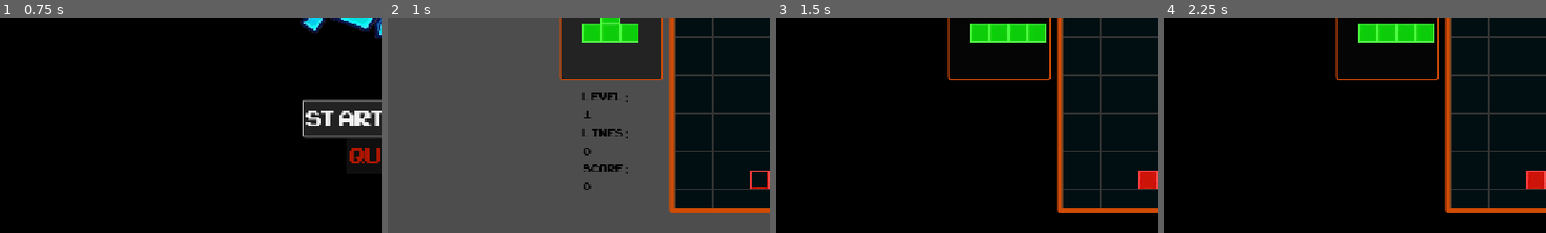
Above: before the commit, frames 1-4 (left to right).
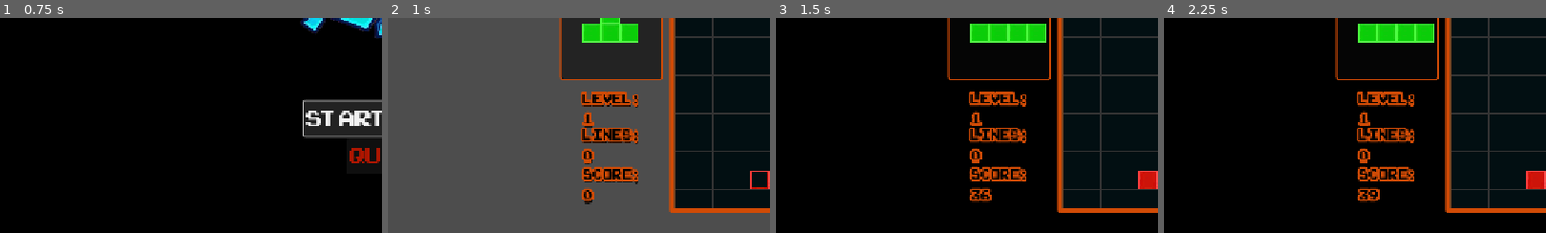
Above: after the commit, the same moments.

Repository: THeikkila91/R12-Gamejam
Game: Godot game, scene res://scenes/Start_screen.tscn
Two runs of this game, one before a commit and one after it. Both use one fixed random seed, a clock stepped at 60 frames per second and the inputs below. Video files are missing from this copy of the repository; at most half a second of black plays in their place.
Inputs (mouse positions are % of the whole screen's width and height, from its top left):
- Up to frame 1 (0.75 s): click "START GAME" at 0.5 s
- Up to frame 2 (1 s): no input
- Up to frame 3 (1.5 s): move the mouse to (72, 45) at 1.27 s; hold Right (move_right) from 1.28 s (still down); hold Space (hard_drop) from 1.28 s (still down)
- Up to frame 4 (2.25 s): tap Enter at 2 s; move the mouse to (30, 55) at 2.02 s; release Right (move_right) at 2.03 s; release Space (hard_drop) at 2.03 s; hold Down (move_down) from 2.03 s (still down); tap Up (rotation) at 2.1 s
The pictures show only the part of the screen within x 0-50%, y 50-100%; the shares and areas given below are measured in that part.

Frame 1 is identical in both runs. In frame 2, 3.6% of the frame differs, in the area x 50-66%, y 34-87%; in frame 3, 2.9%; in frame 4, 2.9%.

Commit message:
Score UI tekstin muutos

Diff:
--- a/r-12-gamejam/scenes/game.tscn
+++ b/r-12-gamejam/scenes/game.tscn
@@ -45,6 +45,7 @@
 
 [sub_resource type="StyleBoxFlat" id="StyleBoxFlat_ssvqc"]
 bg_color = Color(0.03137255, 0.03137255, 0.03137255, 0.6)
+border_color = Color(0.8156863, 0.29411766, 0.023529412, 1)
 corner_radius_top_left = 10
 corner_radius_top_right = 10
 corner_radius_bottom_right = 10
@@ -364,22 +365,32 @@
 
 [node name="ScoreLabel" type="Label" parent="ScoreUI"]
 offset_left = 327.0
-offset_top = 599.0
-offset_right = 357.0
-offset_bottom = 662.0
+offset_top = 606.0
+offset_right = 410.0
+offset_bottom = 669.0
 theme_override_colors/font_color = Color(0, 0, 0, 1)
-theme_override_fonts/font = ExtResource("3_lnu2h")
-theme_override_font_sizes/font_size = 25
+theme_override_colors/font_shadow_color = Color(0, 0, 0, 1)
+theme_override_colors/font_outline_color = Color(0.8156863, 0.29411766, 0.023529412, 1)
+theme_override_constants/shadow_offset_y = 5
+theme_override_constants/outline_size = 15
+theme_override_constants/shadow_outline_size = 5
+theme_override_fonts/font = ExtResource("3_lnu2h")
+theme_override_font_sizes/font_size = 30
 text = "Score"
 
 [node name="LinesLabel" type="Label" parent="ScoreUI"]
 offset_left = 327.0
 offset_top = 540.0
-offset_right = 360.0
+offset_right = 396.0
 offset_bottom = 604.0
 theme_override_colors/font_color = Color(0, 0, 0, 1)
-theme_override_fonts/font = ExtResource("3_lnu2h")
-theme_override_font_sizes/font_size = 25
+theme_override_colors/font_shadow_color = Color(0, 0, 0, 1)
+theme_override_colors/font_outline_color = Color(0.8156863, 0.29411766, 0.023529412, 1)
+theme_override_constants/shadow_offset_y = 5
+theme_override_constants/outline_size = 15
+theme_override_constants/shadow_outline_size = 5
+theme_override_fonts/font = ExtResource("3_lnu2h")
+theme_override_font_sizes/font_size = 30
 text = "Lines"
 
 [node name="LevelLabel" type="Label" parent="ScoreUI"]
@@ -388,8 +399,13 @@
 offset_right = 396.0
 offset_bottom = 542.0
 theme_override_colors/font_color = Color(0, 0, 0, 1)
-theme_override_fonts/font = ExtResource("3_lnu2h")
-theme_override_font_sizes/font_size = 25
+theme_override_colors/font_shadow_color = Color(0, 0, 0, 1)
+theme_override_colors/font_outline_color = Color(0.8156863, 0.29411766, 0.023529412, 1)
+theme_override_constants/shadow_offset_y = 5
+theme_override_constants/outline_size = 15
+theme_override_constants/shadow_outline_size = 5
+theme_override_fonts/font = ExtResource("3_lnu2h")
+theme_override_font_sizes/font_size = 30
 text = "Level"
 
 [node name="ScorePopUp" type="Label" parent="ScoreUI"]
